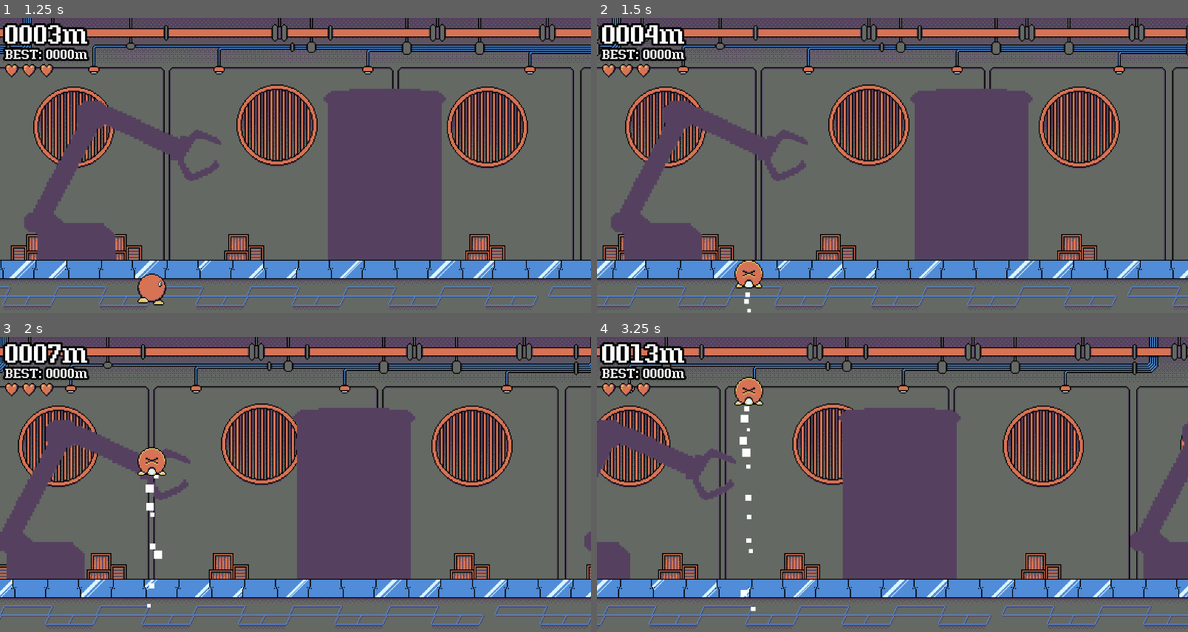
Above: before the commit, frames 1-4 (two rows, left to right).
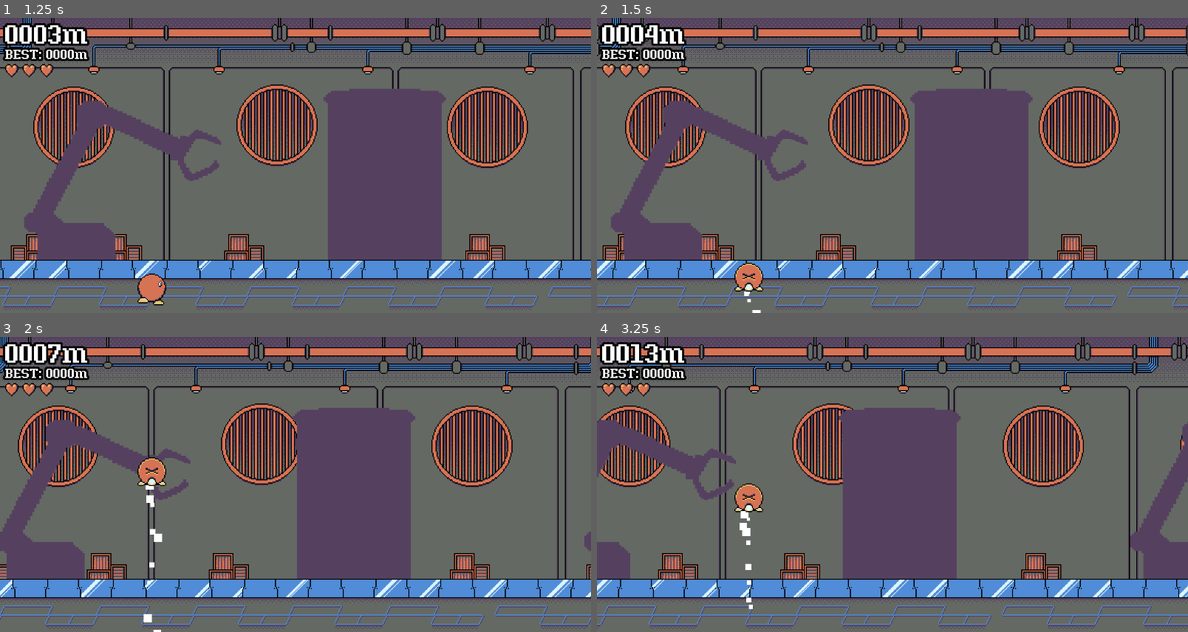
Above: after the commit, the same moments.

Repository: Mvgedev/joyride
Game: Godot game, scene res://scenes/main_menu.tscn
Two runs of this game, one before a commit and one after it. Both use one fixed random seed, a clock stepped at 60 frames per second and the inputs below.
Inputs (mouse positions are in pixels of both pictures, inside the frame that each line leads up to):
- Up to frame 1 (1.25 s): click "Play" at 0.5 s
- Up to frame 2 (1.5 s): tap Enter (ui_accept) at 1.25 s; move the mouse to (1022, 150) at 1.27 s; hold Space (jetpack, bound only after the commit) from 1.28 s (still down)
- Up to frame 3 (2 s): keep holding Space (jetpack, bound only after the commit); tap Enter (ui_accept) at 1.52, 1.55, 1.82 s
- Up to frame 4 (3.25 s): move the mouse to (774, 499) at 2.02 s; release Space (jetpack, bound only after the commit) at 2.03 s; tap Enter (ui_accept) at 2.1, 2.27, 2.57, 3.05 s; tap Space (jetpack, bound only after the commit) at 2.3 s; move the mouse to (951, 419) at 2.77 s; hold Space (jetpack, bound only after the commit) from 2.78 s (still down)

Frame 1 is identical in both runs. In frame 2, 0.4% of the frame differs, in the area x 23-29%, y 82-100%; in frame 3, 0.8%; in frame 4, 1.2%, in the area x 23-29%, y 13-93%.

Commit message:
Updating input map
- Changing from default ui_accept to a proper action with inputs customized (for mobile)

Diff:
--- a/project.godot
+++ b/project.godot
@@ -27,6 +27,15 @@
 window/size/viewport_height=576
 window/stretch/mode="viewport"
 
+[input]
+
+jetpack={
+"deadzone": 0.2,
+"events": [Object(InputEventKey,"resource_local_to_scene":false,"resource_name":"","device":-1,"window_id":0,"alt_pressed":false,"shift_pressed":false,"ctrl_pressed":false,"meta_pressed":false,"pressed":false,"keycode":0,"physical_keycode":32,"key_label":0,"unicode":32,"location":0,"echo":false,"script":null)
+, Object(InputEventMouseButton,"resource_local_to_scene":false,"resource_name":"","device":-1,"window_id":0,"alt_pressed":false,"shift_pressed":false,"ctrl_pressed":false,"meta_pressed":false,"button_mask":0,"position":Vector2(0, 0),"global_position":Vector2(0, 0),"factor":1.0,"button_index":1,"canceled":false,"pressed":false,"double_click":false,"script":null)
+]
+}
+
 [rendering]
 
 textures/canvas_textures/default_texture_filter=0
--- a/scripts/player_character.gd
+++ b/scripts/player_character.gd
@@ -59,7 +59,7 @@
 
 func process_jetpack():
 	var strength = 0
-	if Input.is_action_just_pressed("ui_accept"):
+	if Input.is_action_just_pressed("jetpack"):
 		stars.play()
 		jetpack = true
 		machine_gun_ray_cast.enabled = true
@@ -67,7 +67,7 @@
 		if linear_velocity.y > 70:
 			linear_velocity.y = linear_velocity.y / 2 # Cut down linear velocity for downfall
 		update_anim()
-	elif Input.is_action_just_released("ui_accept"):
+	elif Input.is_action_just_released("jetpack"):
 		stars.stop()
 		jetpack = false
 		machine_gun_ray_cast.enabled = false
@@ -75,7 +75,7 @@
 		if linear_velocity.y < -70:
 			linear_velocity.y = linear_velocity.y / 2
 		update_anim()
-	if Input.is_action_pressed("ui_accept"):
+	if Input.is_action_pressed("jetpack"):
 		if linear_velocity.y > max_velocity:
 			strength = -650
 	apply_force(Vector2(0, strength))
